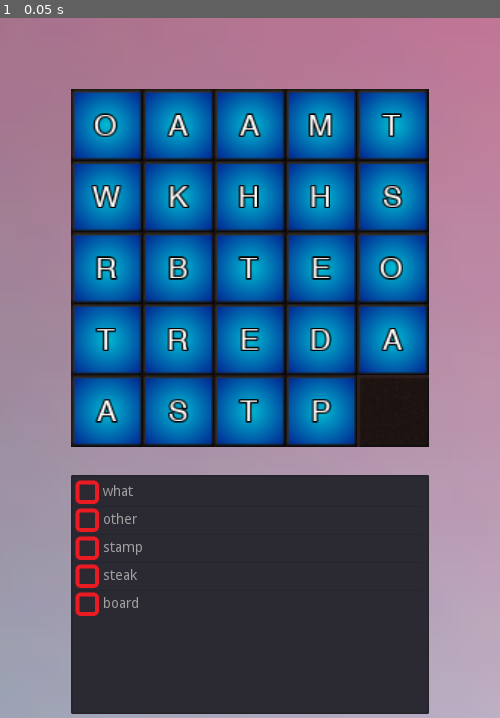
Above: before the commit, frame 1.
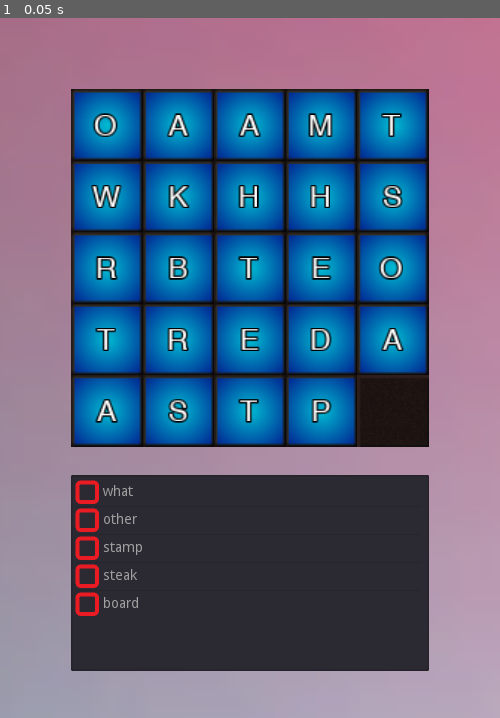
Above: after the commit, the same moment.

Repository: ahmetilgin/WordFinding
Game: Godot game, scene res://game.tscn
Same seed, same stepped clock (60 frames per second), same inputs: the game is played once before the commit and once after it.
Inputs:
- Up to frame 1 (0.05 s): no input

The runs differ from the first frame. In frame 1, 4.4% of the frame differs, in the area x 14-86%, y 93-100%.

Commit message:
ses eklendi button pressed ekelndi:

Diff:
--- a/Block.gd
+++ b/Block.gd
@@ -39,6 +39,7 @@
 		elif look_around_result == Globals.rotations.left:
 			get_parent().set_global_position(global_position + Vector2(-Globals.cell_size * Globals.divition_ratio,0))
 			pass
+		get_parent().get_node("MoveSound").play()
 		emit_signal("block_move",look_around_result)
 	else:
 		emit_signal("all_block_move",global_position)
--- a/Block.tscn
+++ b/Block.tscn
@@ -1,9 +1,11 @@
-[gd_scene load_steps=9 format=2]
+[gd_scene load_steps=11 format=2]
 
 [ext_resource path="res://assets/block5.png" type="Texture" id=1]
 [ext_resource path="res://Block.gd" type="Script" id=2]
 [ext_resource path="res://block_kinematic.gd" type="Script" id=3]
 [ext_resource path="res://assets/Helvetica.ttf" type="DynamicFontData" id=4]
+[ext_resource path="res://assets/slide_sound.wav" type="AudioStream" id=5]
+[ext_resource path="res://assets/block3.png" type="Texture" id=6]
 
 [sub_resource type="Shader" id=1]
 code = "shader_type spatial;
@@ -52,6 +54,7 @@
 
 [node name="block_button" type="TouchScreenButton" parent="."]
 normal = ExtResource( 1 )
+pressed = ExtResource( 6 )
 script = ExtResource( 2 )
 
 [node name="BlockCollision" type="CollisionShape2D" parent="."]
@@ -95,4 +98,8 @@
 __meta__ = {
 "_edit_use_anchors_": false
 }
-[connection signal="pressed" from="block_button" to="block_button" method="_on_block_button_pressed"]
+
+[node name="MoveSound" type="AudioStreamPlayer2D" parent="."]
+stream = ExtResource( 5 )
+attenuation = 0.120742
+[connection signal="released" from="block_button" to="block_button" method="_on_block_button_pressed"]
--- a/game.tscn
+++ b/game.tscn
@@ -7,16 +7,16 @@
 script = ExtResource( 1 )
 
 [node name="tile" type="Sprite" parent="."]
-position = Vector2( 536.28, 617.555 )
+position = Vector2( 563.219, 693.882 )
 scale = Vector2( 20.9948, 21.9202 )
 z_index = -1
 texture = ExtResource( 2 )
 
 [node name="ItemList" type="ItemList" parent="."]
-margin_left = 72.0
-margin_top = 625.0
-margin_right = 618.0
-margin_bottom = 864.0
+margin_left = 54.0
+margin_top = 607.0
+margin_right = 498.0
+margin_bottom = 803.0
 __meta__ = {
 "_edit_use_anchors_": false
 }
Not shown, added: assets/slide_sound.wav
